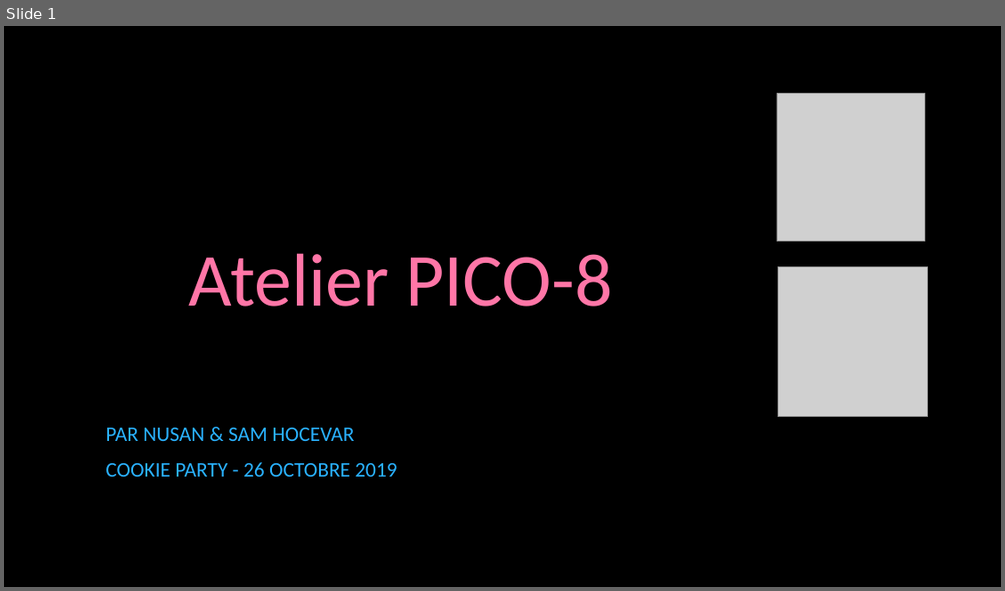
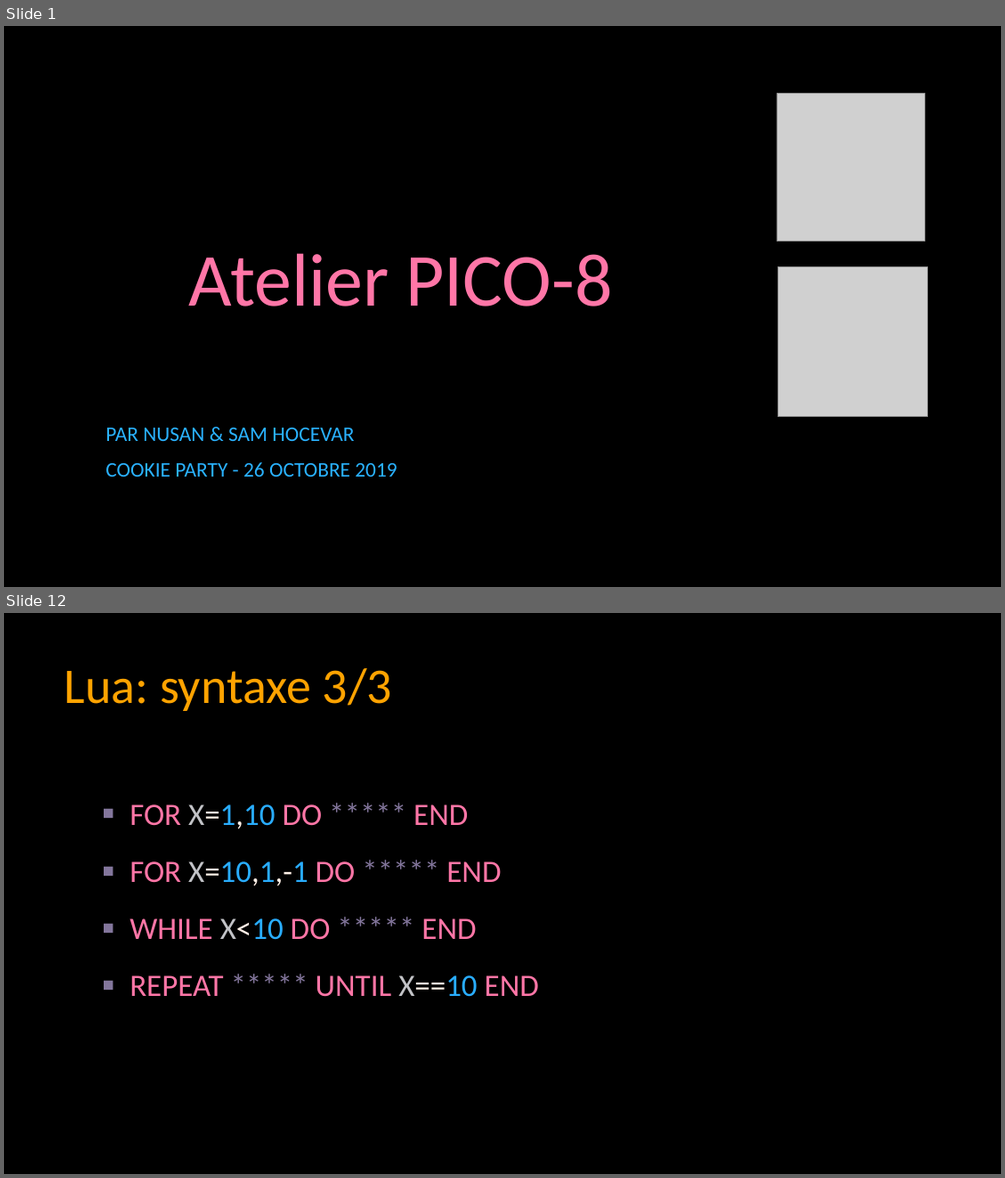
Before and after one commit to samhocevar/cookie-party-pico8-workshop, a slide deck: pico8-workshop.pptx. Shown one above the other, each under a label of ours: slide 1 before the commit, slides 1 and 12 after it; the slides between them are not shown. The pictures are 1005x591 and 1005x1178 pixels, drawn with LibreOffice and Linux fonts; fonts in the diff are those of the drawing; grey boxes stand for pictures; background and template pictures are left out. Boxes give left, top, right and bottom in pixels: in the first picture for what was removed or moved away, otherwise in the second. Text is boxed around its words. In the diff, an @@ line names an element or a change of style, - is before the commit and + after.

```diff
--- a/pico8-workshop.pptx
+++ b/pico8-workshop.pptx
@@ slide 12 added at bbox=[4, 613, 1001, 1174], background picture (left out) @@
@@ title added at bbox=[65, 668, 392, 711], 48 pt, text #FFA300 @@
+Lua: syntaxe 3/3
@@ text added at bbox=[129, 804, 539, 997], 30 pt, text #FF76A7 @@
+▪ FOR X=1,10 DO ***** END
+▪ FOR X=10,1,-1 DO ***** END
+▪ WHILE X<10 DO ***** END
+▪ REPEAT ***** UNTIL X==10 END
```
Also in this commit, not shown: 4 slides changed, 21 other slides added, 1 other file.
